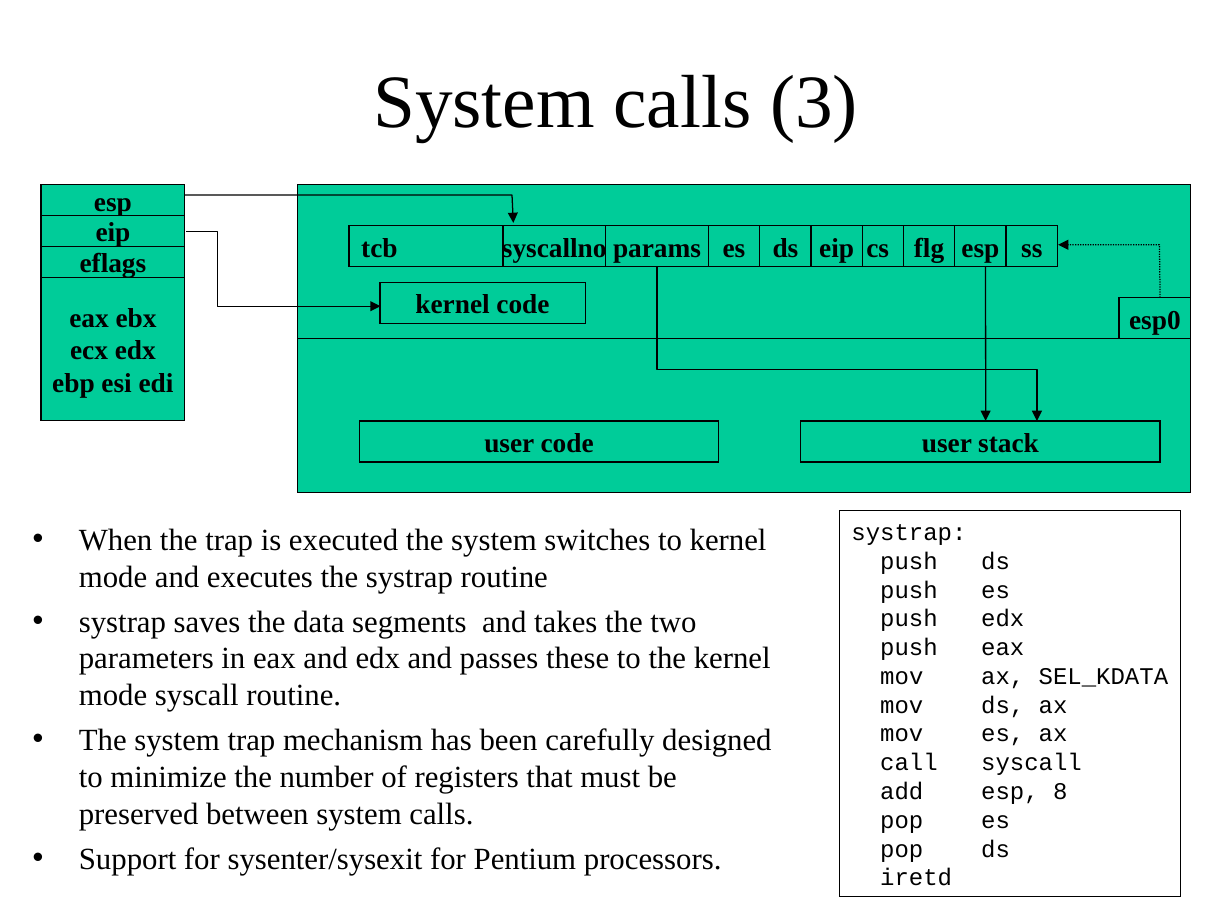
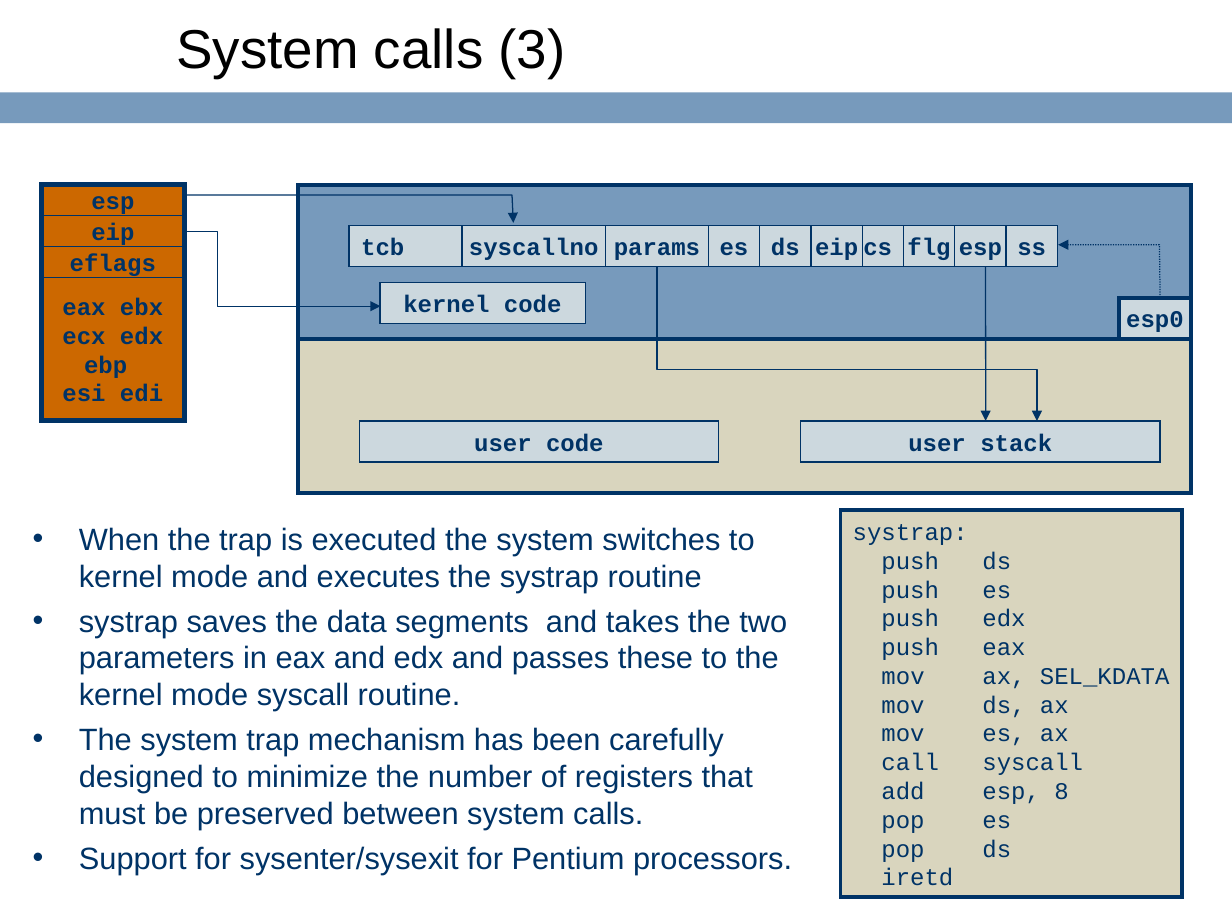
Before and after one commit to ringgaard/sanos, a slide deck: slide 48 of doc/sanostech.ppt. Drawn at 1232x924 pixels with LibreOffice and Linux fonts; fonts in the diff are those of the drawing; background and template pictures are left out. Boxes give left, top, right and bottom in pixels: in the first picture for what was removed or moved away, otherwise in the second. Text is boxed around its words. In the diff, an @@ line names an element or a change of style, - is before the commit and + after.

```diff
--- a/doc/sanostech.ppt
+++ b/doc/sanostech.ppt
@@ title "System calls (3)" moved from (x1=373, y1=74, x2=858, y2=141) to (x1=176, y1=28, x2=566, y2=77) @@
@@ title "System calls (3)" at (x1=176, y1=28, x2=566, y2=77): size 44 to 32 pt, font Times New Roman to Arial; alignment centre to left @@
@@ rectangle added at (x1=0, y1=92, x2=1232, y2=123), fill #779ABC @@
@@ rectangle added at (x1=41, y1=185, x2=185, y2=421), outline #003366 3 pt @@
@@ rectangle at (x1=298, y1=185, x2=1191, y2=339): fill #00CC99 to #779ABC; outline #000000 0.74 pt to #003366 2.24 pt @@
@@ size 16 to 14 pt, font Times New Roman to Courier New, text colour #000000 to #003366; fill #00CC99 to #CCD8DE; outline #000000 0.74 pt to #003366 0.74 pt in 13 elements at (x1=349, y1=225, x2=1057, y2=266), (x1=801, y1=421, x2=1161, y2=462), (x1=360, y1=421, x2=719, y2=462), (x1=379, y1=282, x2=585, y2=323), (x1=1007, y1=225, x2=1058, y2=266), (x1=955, y1=225, x2=1007, y2=266), (x1=903, y1=225, x2=955, y2=266), (x1=853, y1=225, x2=904, y2=266), (x1=811, y1=225, x2=862, y2=266), (x1=760, y1=225, x2=812, y2=266), (x1=606, y1=225, x2=708, y2=266), (x1=708, y1=225, x2=760, y2=266), (x1=462, y1=225, x2=606, y2=266) @@
@@ rectangle "syscallno" resized from (x1=503, y1=225, x2=605, y2=266) to (x1=462, y1=225, x2=606, y2=266) @@
@@ size 16 to 14 pt, font Times New Roman to Courier New, text colour #000000 to #003366; fill #00CC99 to #CC6800; outline #000000 0.74 pt to #003366 0.74 pt in 3 elements at (x1=41, y1=185, x2=185, y2=216), (x1=41, y1=216, x2=185, y2=246), (x1=41, y1=246, x2=185, y2=277) @@
@@ outline #000000 0.74 pt to #003366 0.74 pt in 3 elements at (x1=186, y1=232, x2=379, y2=307), (x1=185, y1=195, x2=514, y2=223), (x1=657, y1=267, x2=1036, y2=421) @@
@@ arrow (986, 267) - (986, 421): stroke #000000 0.74 pt to #003366 0.74 pt @@
@@ freeform shape at (x1=1058, y1=245, x2=1161, y2=298): outline #000000 0.74 pt dashed to #003366 0.74 pt dashed @@
@@ rectangle "eax ebx" at (x1=41, y1=277, x2=185, y2=421): fill #00CC99 to #CC6800; outline #000000 0.74 pt to #003366 0.74 pt @@
@@ text in rectangle at (x1=62, y1=298, x2=163, y2=345): size 16 to 14 pt, font Times New Roman to Courier New, text colour #000000 to #003366 in "eax ebx", "ecx edx" @@
@@ rectangle "esp0" at (x1=1119, y1=298, x2=1190, y2=339): size 16 to 14 pt, font Times New Roman to Courier New, text colour #000000 to #003366; fill #00CC99 to #CCD8DE; outline #000000 0.74 pt to #003366 2.24 pt @@
@@ text in rectangle at (x1=62, y1=355, x2=163, y2=402): text changed; size 16 to 14 pt; font Times New Roman to Courier New; text colour #000000 to #003366 @@
-ebp esi edi
+ebp
+esi edi
@@ rectangle at (x1=298, y1=339, x2=1191, y2=493): fill #00CC99 to #D9D5BE; outline #000000 0.74 pt to #003366 2.24 pt @@
@@ text "When the trap is executed ..." at (x1=79, y1=527, x2=792, y2=874): font Times New Roman to Arial, text colour #000000 to #003366; bullet colour #000000 to #003366 @@
@@ rectangle "systrap:" at (x1=840, y1=510, x2=1181, y2=897): text colour #000000 to #003366; fill none to #D9D5BE; outline #000000 0.74 pt to #003366 2.24 pt @@
```
Also in this commit, not shown: 57 other slides changed, 1 slide added, 21 other files.
